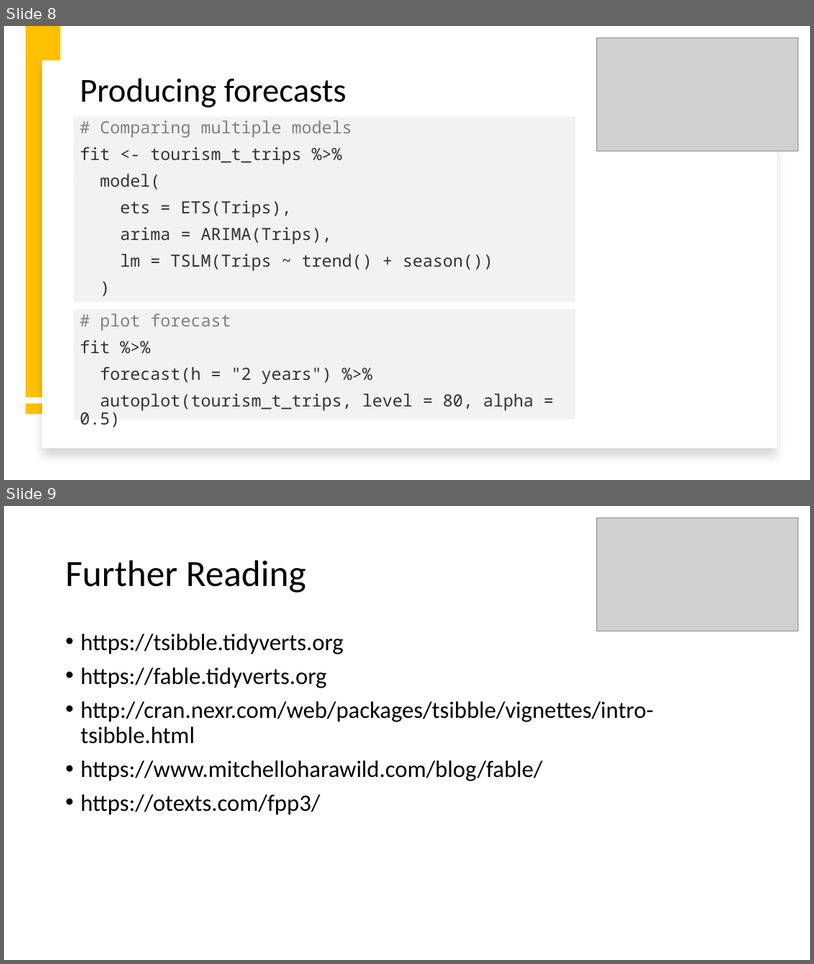
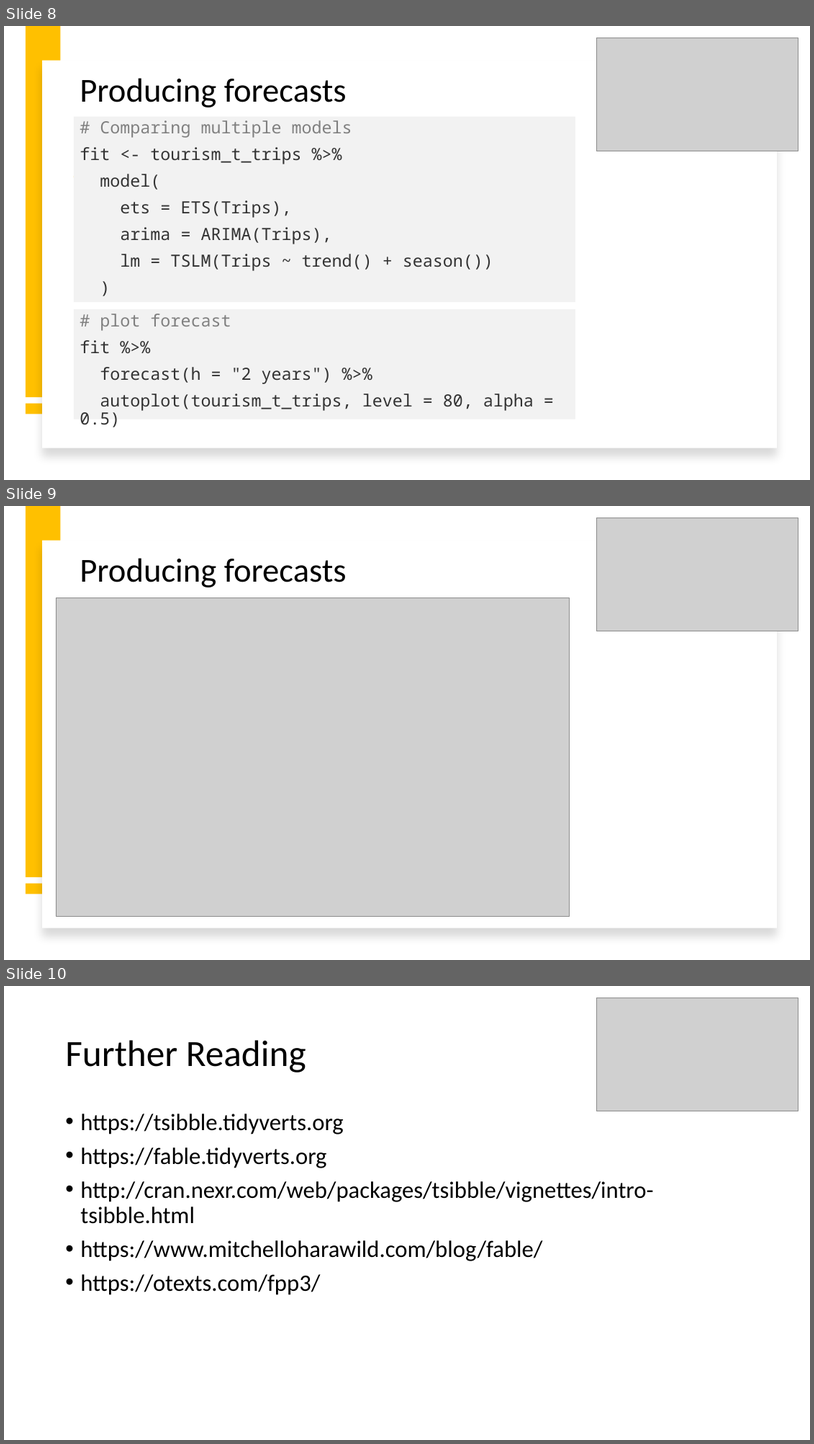
Before and after one commit to intro-to-data-science-22-workshop/-14-temporal-data-with-tsibble-and-fable-Samson-Krafft, a slide deck: tsibble and fable.pptx. Shown one above the other, each under a label of ours: slides 8 and 9 before the commit, slides 8, 9 and 10 after it. The pictures are 814x964 and 814x1444 pixels, drawn with LibreOffice and Linux fonts; fonts in the diff are those of the drawing; grey boxes stand for pictures; background and template pictures are left out. Boxes give left, top, right and bottom in pixels: in the first picture for what was removed or moved away, otherwise in the second. Text is boxed around its words. In the diff, an @@ line names an element or a change of style, - is before the commit and + after.

```diff
--- a/tsibble and fable.pptx
+++ b/tsibble and fable.pptx
@@ slide 9 added at <box>4,506,810,960</box>, background #FFFFFF @@
@@ rectangle added at <box>26,506,61,877</box>, fill #FFC000 @@
@@ picture added at <box>597,518,798,632</box> @@
@@ rectangle added at <box>42,541,777,928</box>, fill #FFFFFF @@
@@ title added at <box>80,558,347,587</box>, 40 pt, text #000000 @@
+Producing forecasts
@@ picture added at <box>56,598,570,916</box> @@
@@ rectangle added at <box>26,883,61,893</box>, fill #FFC000 @@
@@ what was slide 9 is now slide 10 @@
```
Also in this commit, not shown: 1 slide changed.
